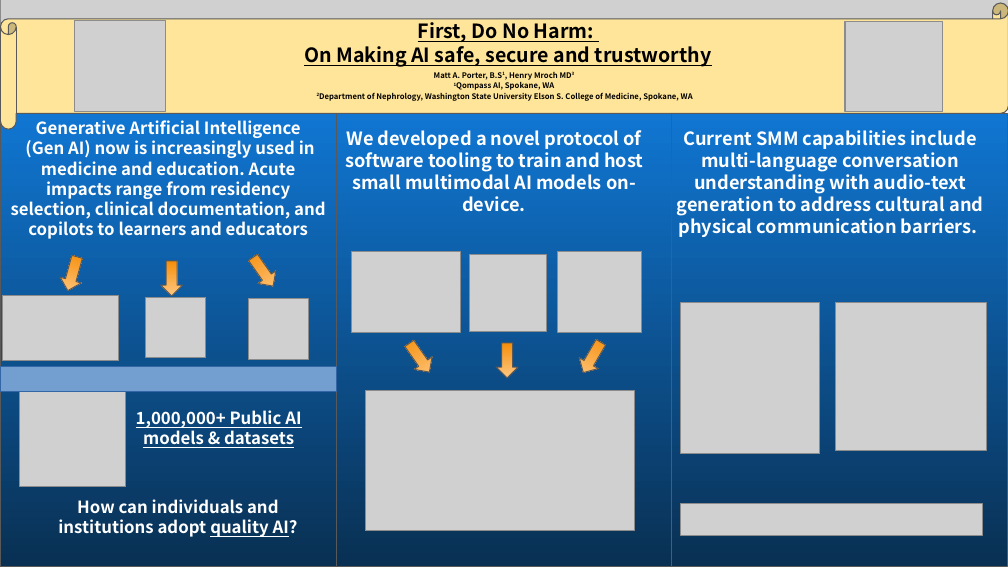
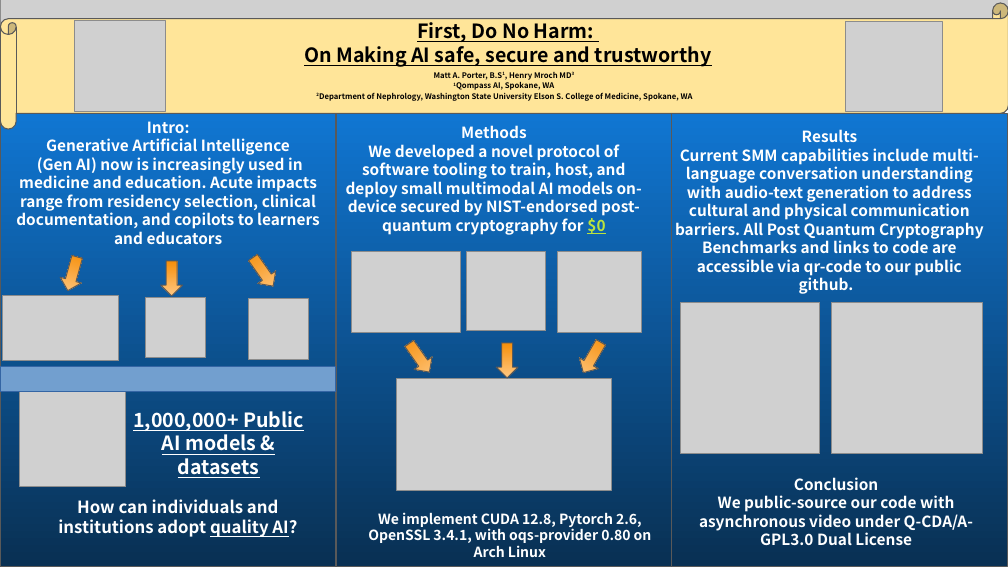
Before and after one commit to qompassai/DoNoHarm, a slide deck: slide 1 of donoharm.pptx. Drawn at 1008x567 pixels with LibreOffice and Linux fonts; fonts in the diff are those of the drawing; grey boxes stand for pictures. Boxes give left, top, right and bottom in pixels: in the first picture for what was removed or moved away, otherwise in the second. Text is boxed around its words. In the diff, an @@ line names an element or a change of style, - is before the commit and + after.

```diff
--- a/donoharm.pptx
+++ b/donoharm.pptx
@@ text at (16,138,320,244): size 12 to 11 pt @@
@@ text at (147,121,190,133): paragraph added @@
+Intro:
@@ text at (346,125,642,235): text changed; size 13 to 11 pt @@
-We developed a novel protocol of software tooling to train and host small multimodal AI models on-device.
+Methods
+We developed a novel protocol of software tooling to train, host, and deploy small multimodal AI models on-device secured by NIST-endorsed post-quantum cryptography for $0
@@ text at (675,129,984,294): text changed; size 13 to 11 pt @@
-Current SMM capabilities include multi-language conversation understanding with audio-text generation to address cultural and physical communication barriers.
+Results
+Current SMM capabilities include multi-language conversation understanding with audio-text generation to address cultural and physical communication barriers. All Post Quantum Cryptography Benchmarks and links to code are accessible via qr-code to our public github.
@@ picture: place and size @@
-picture at (836,302,987,451)
+picture at (832,302,983,454)
@@ picture: place and size @@
-picture at (365,390,634,530)
+picture at (397,378,612,490)
@@ text "1,000,000+ Public AI models & ..." at (133,411,304,478): size 12 to 14 pt @@
@@ text added at (699,477,973,545), 11 pt, text #FFFFFF, bold @@
+Conclusion
+We public-source our code with asynchronous video under Q-CDA/A-GPL3.0 Dual License
@@ picture removed at (680,504,983,535) @@
@@ text added at (368,512,652,543), 10 pt, text #FFFFFF, bold @@
+We implement CUDA 12.8, Pytorch 2.6, OpenSSL 3.4.1, with oqs-provider 0.80 on Arch Linux
```
Also in this commit, not shown: 7 other files.
